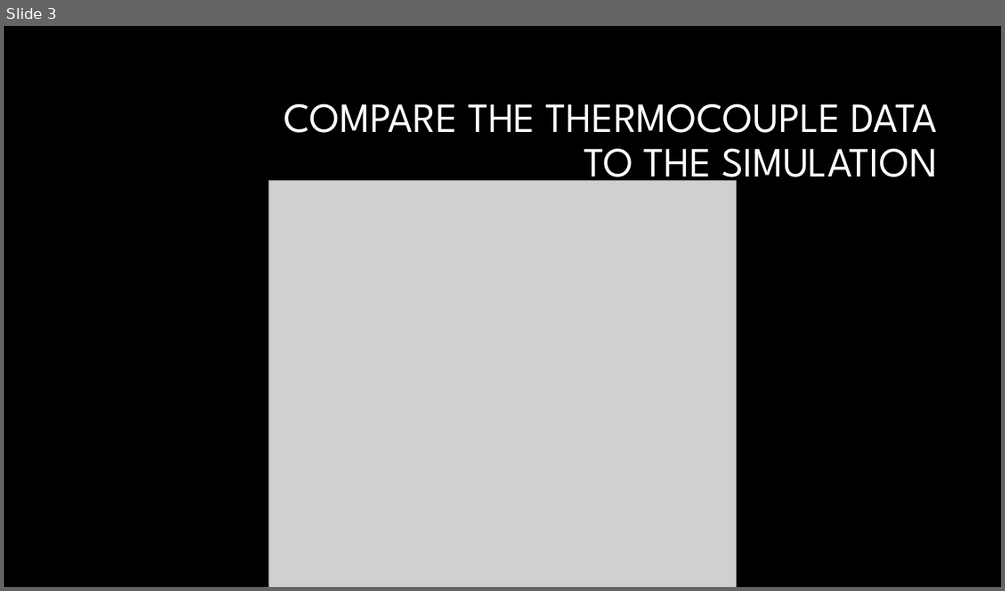
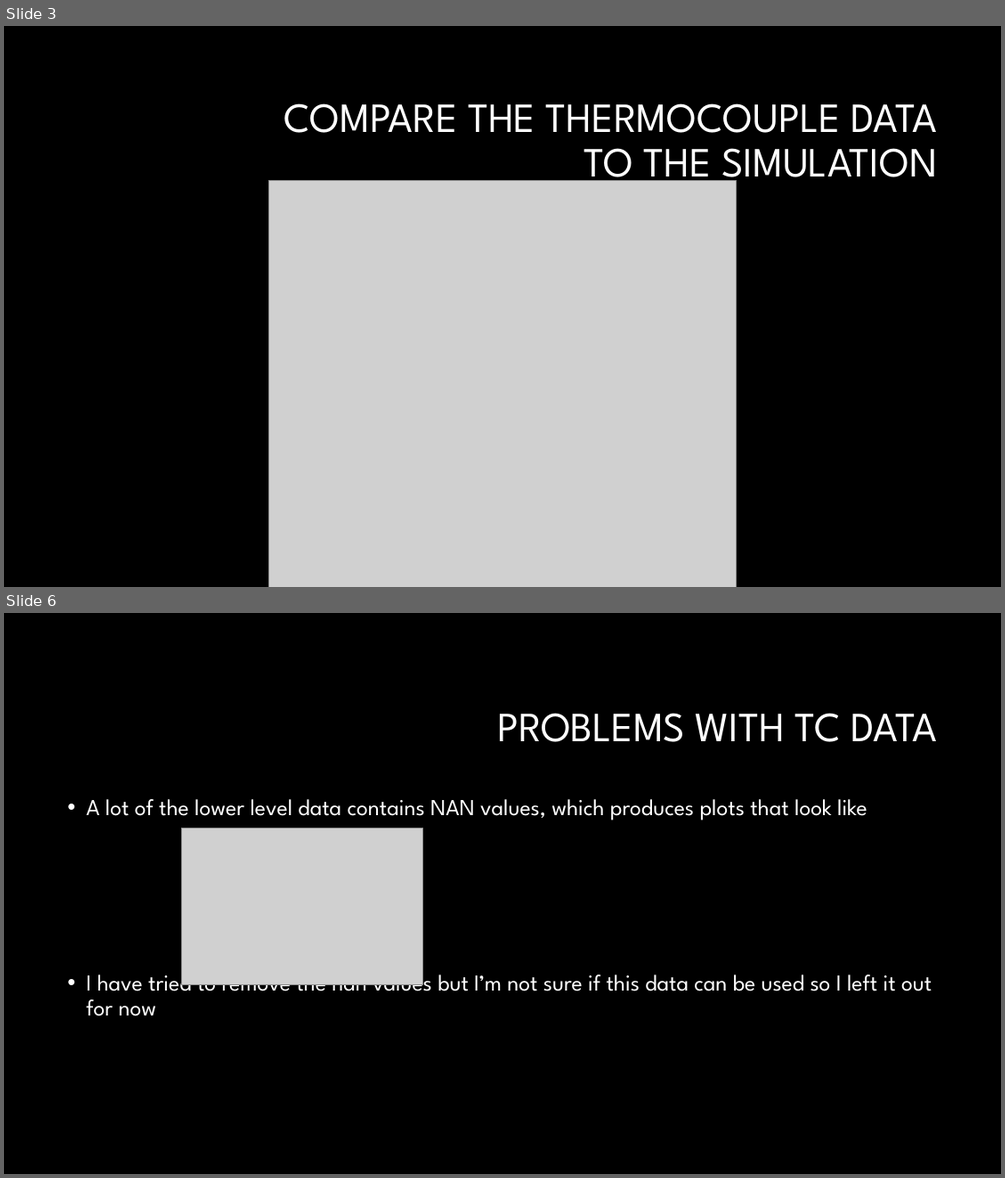
Before and after one commit to Jeremy-Benik/Meeting_Notes, a slide deck: weekly_meetings/11042022_Presentation.pptx. Shown one above the other, each under a label of ours: slide 3 before the commit, slides 3 and 6 after it; the slides between them are not shown. The pictures are 1005x591 and 1005x1178 pixels, drawn with LibreOffice and Linux fonts; fonts in the diff are those of the drawing; grey boxes stand for pictures; background and template pictures are left out. Boxes give left, top, right and bottom in pixels: in the first picture for what was removed or moved away, otherwise in the second. Text is boxed around its words. In the diff, an @@ line names an element or a change of style, - is before the commit and + after.

Commit message:
updating powerpoint with new figure

```diff
--- a/weekly_meetings/11042022_Presentation.pptx
+++ b/weekly_meetings/11042022_Presentation.pptx
@@ slide 6 added at [4, 613, 1001, 1174], background #000000 @@
@@ title added at [497, 713, 937, 742], 40 pt, text #FFFFFF @@
+PROBLEMS WITH TC DATA
@@ text added at [86, 799, 931, 1016], 22 pt, text #FFFFFF @@
+• A lot of the lower level data contains NAN values, which produces plots that look like
+• I have tried to remove the nan values but I’m not sure if this data can be used so I left it out for now
@@ picture added at [181, 828, 423, 985] @@
```
Also in this commit, not shown: 1 slide changed, 5 other slides added.
